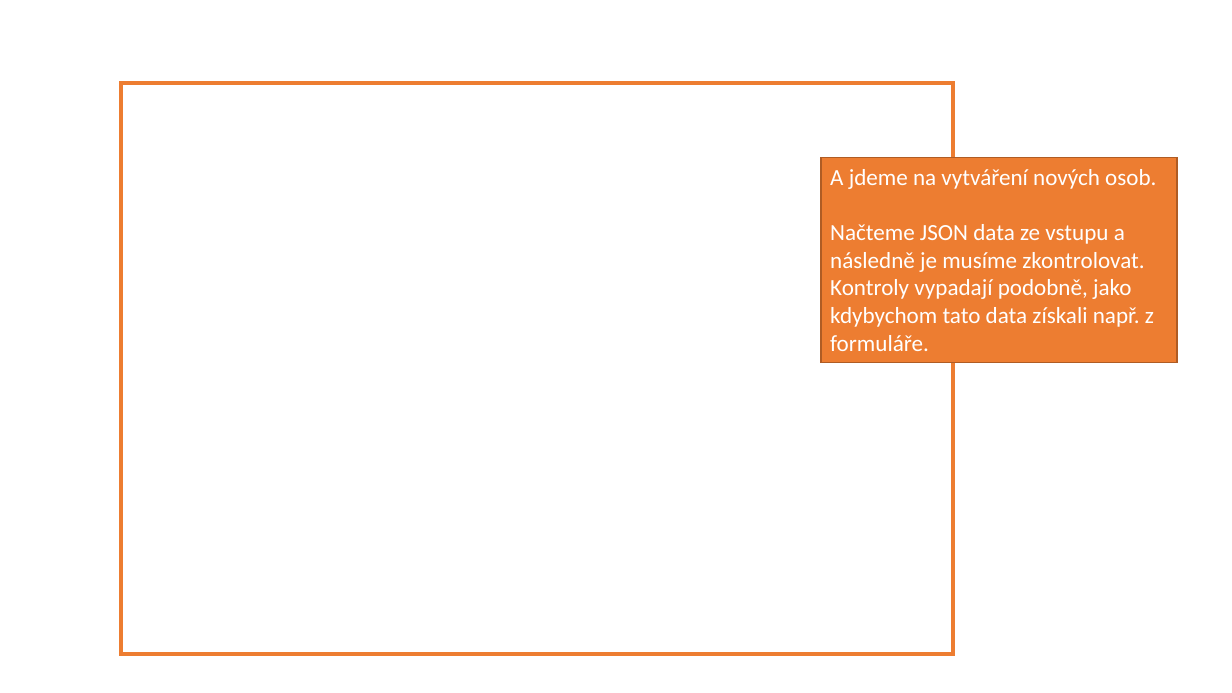
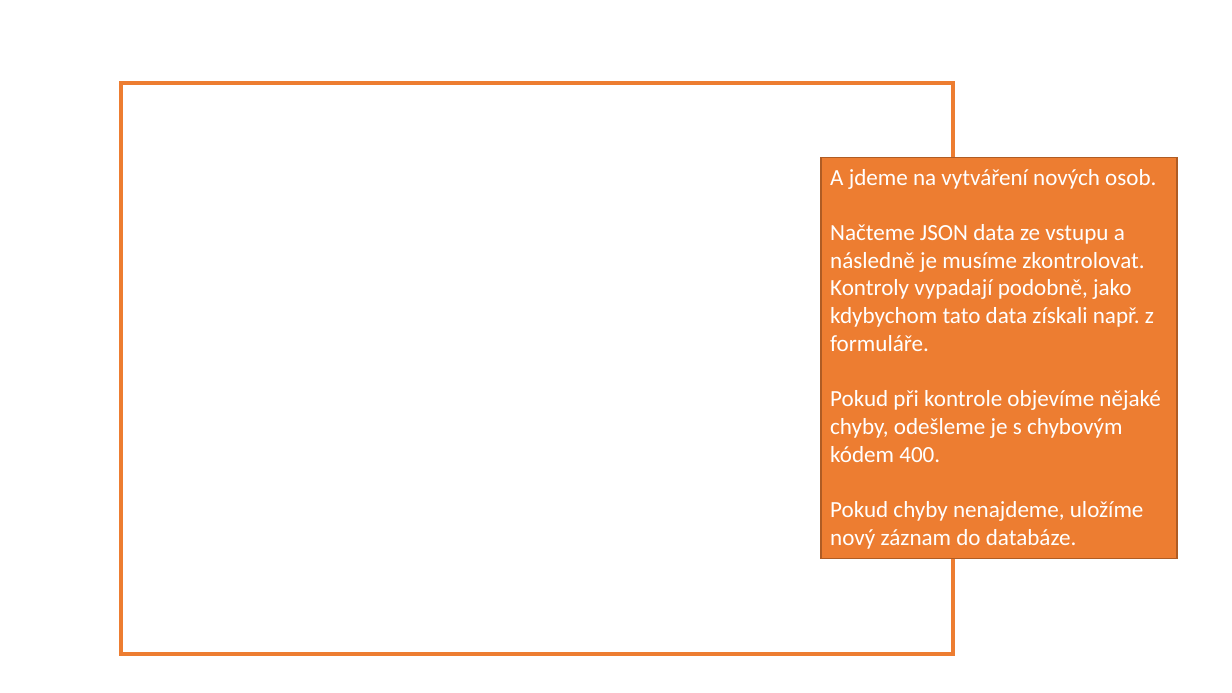
Before and after one commit to 4iz278/cviceni, a slide deck: slide 21 of 15-rest-api/15-api-persons/prezentace-postup-vyvoje-rest-api.pptx. Drawn at 1232x693 pixels with LibreOffice and Linux fonts; fonts in the diff are those of the drawing; background and template pictures are left out. Boxes give left, top, right and bottom in pixels: in the first picture for what was removed or moved away, otherwise in the second. Text is boxed around its words. In the diff, an @@ line names an element or a change of style, - is before the commit and + after.

```diff
--- a/15-rest-api/15-api-persons/prezentace-postup-vyvoje-rest-api.pptx
+++ b/15-rest-api/15-api-persons/prezentace-postup-vyvoje-rest-api.pptx
@@ rectangle "A jdeme na vytváření nových ...": place and size @@
-rectangle "A jdeme na vytváření nových ..." at box(822, 157, 1177, 362)
+rectangle "A jdeme na vytváření nových ..." at box(822, 157, 1177, 558)
@@ text in rectangle at box(830, 390, 1160, 549): paragraphs added @@
+Pokud při kontrole objevíme nějaké chyby, odešleme je s chybovým kódem 400.
+Pokud chyby nenajdeme, uložíme nový záznam do databáze.
```
Also in this commit, not shown: 2 other slides changed, 3 slides added, 1 slide removed, 24 other files.
